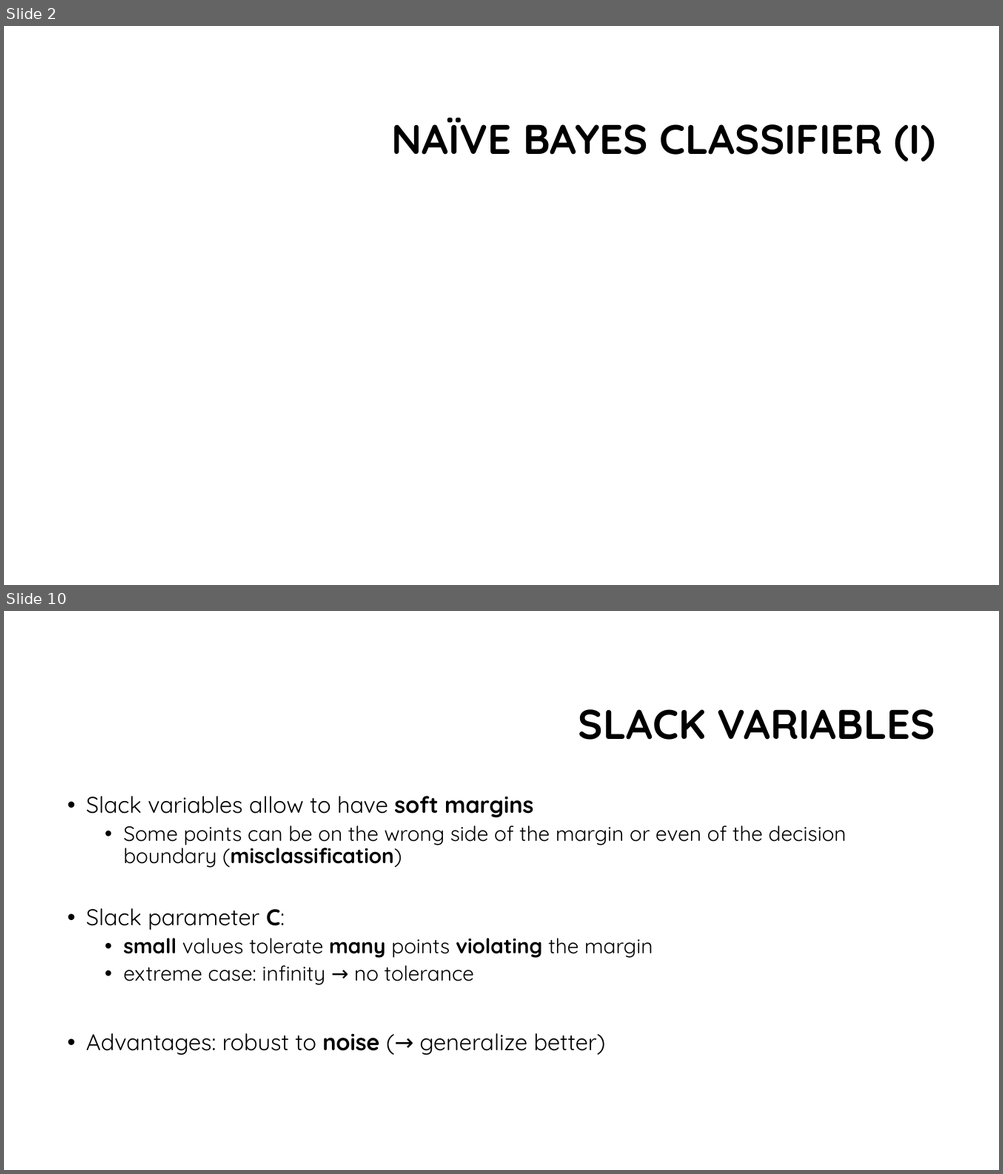
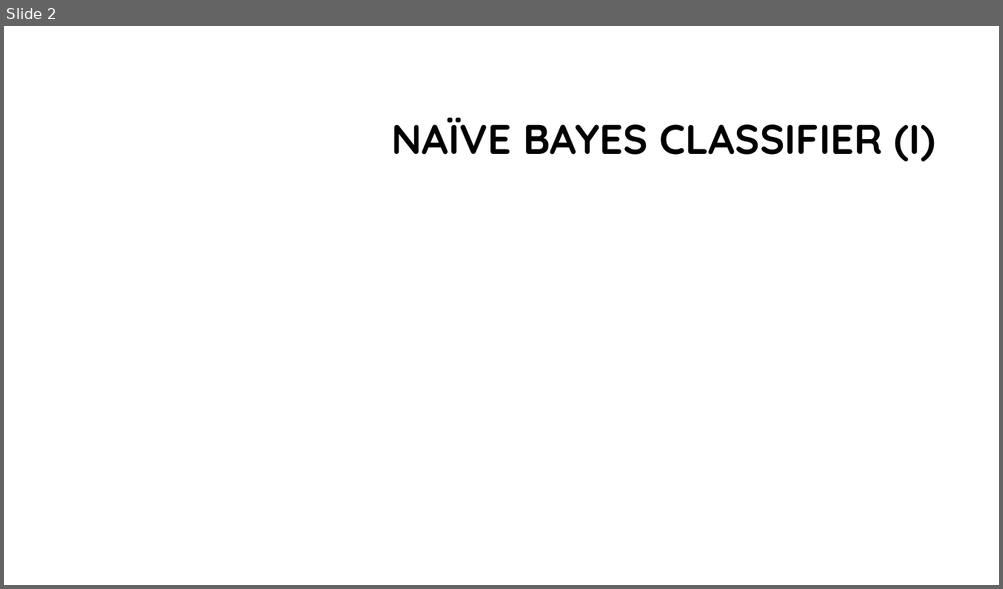
Before and after one commit to franco-ruggeri/ML, a slide deck: Lab 3/Lab 3 - presentation.pptx. Shown one above the other, each under a label of ours: slides 2 and 10 before the commit, slide 2 after it; the slides between them are not shown. The pictures are 1003x1174 and 1003x589 pixels, drawn with LibreOffice and Linux fonts; fonts in the diff are those of the drawing; grey boxes stand for pictures; background and template pictures are left out. Boxes give left, top, right and bottom in pixels: in the first picture for what was removed or moved away, otherwise in the second. Text is boxed around its words. In the diff, an @@ line names an element or a change of style, - is before the commit and + after.

```diff
--- a/Lab 3/Lab 3 - presentation.pptx
+++ b/Lab 3/Lab 3 - presentation.pptx
@@ slide 10 removed at (4,611,999,1170), background #FFFFFF @@
@@ title removed at (578,709,935,740) @@
-SLACK VARIABLES
@@ text removed at (86,796,846,1055) @@
-• Slack variables allow to have soft margins
-  • Some points can be on the wrong side of the margin or even of the decision boundary (misclassification)
-• Slack parameter C:
-  • small values tolerate many points violating the margin
-  • extreme case: infinity → no tolerance
-• Advantages: robust to noise (→ generalize better)
```
Also in this commit, not shown: 3 slides changed, 7 slides added, 9 other slides removed, 5 other files.
